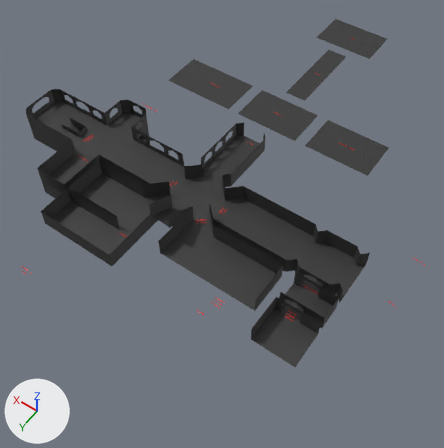
Before and after pictures for a commit that changed the Blender file Assets/Models/ShaderCastle.blend.
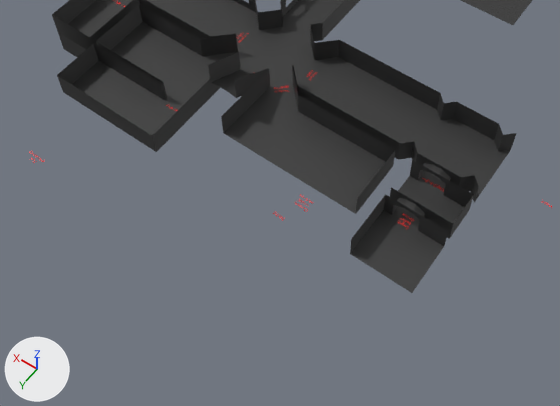
Old and new are each drawn whole from a 50 mm lens placed at (-40.5, 102.0, 75.2), pointed at (-3.2, 49.7, -6.9) and again close up on the part from 0% to 90% of the width and 35% to 100% of the height. Arrows for +X, +Y and +Z are at lower left; the lights stay in place. The last two pictures show the newer version.

Objects in the first close-up: 'Floor +0 -col', 'Text.021' and 3 more.
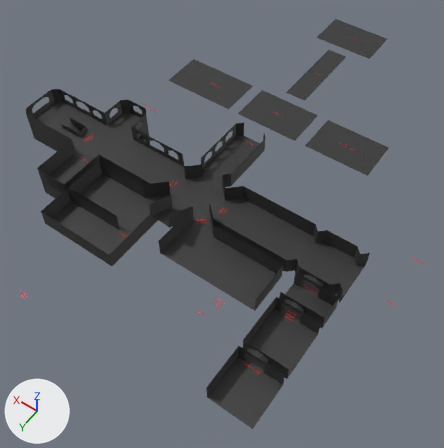
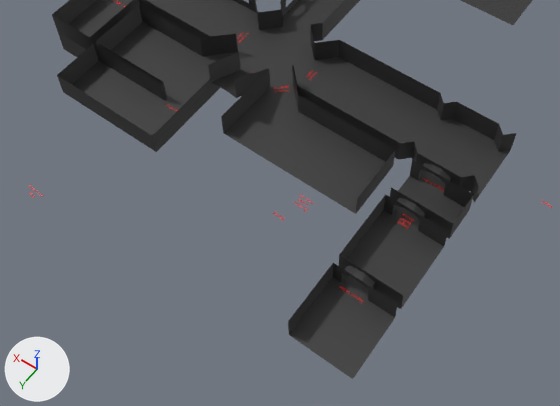
Boxes (x1, y1, x2, y2) around the edits, measured in the close-ups (560 x 406 px):
'Floor +0 -col', reshaped
    before: (52, 0, 532, 293)
    after: (52, 0, 532, 379)
'Text.021', moved
    before: (29, 152, 45, 163)
    after: (29, 186, 45, 198)
part 1 of me_plane_004, built on
    before: (350, 194, 444, 293)
    after: (288, 194, 444, 379)

The edits, one by one:
me_plane_004 is used by ob_floor__0__col; location (0.0, 0.0, 0.0).
me_plane_004 had 404 vertices, 254 faces, 4 loose edges and spanned x -28.0..35.0, y -4.0..70.0, z -3.0..6.0.
me_plane_004 now has 444 vertices, 286 faces, 4 loose edges and spans x -28.0..35.0, y -4.0..78.0, z -3.0..6.0.
Part 1, on me_plane_004:
7 vertices in x -28.0..-21.0, y 68.0, z 0.0..3.0 move by (0.0, 2.0, 0.0).
13 vertices are added at x -28.0..-22.0, y 70.0..71.0, z 0.0..3.0.
5 new vertices lie (0.0, 0.0, 1.0) away from vertices in x -28.0..-22.0, y 70.0..71.0, z 1.0.
5 new vertices lie (0.0, 0.0, 1.0) away from vertices in x -28.0..-22.0, y 70.0..71.0, z 2.0.
6 new vertices lie (1.0, 0.0, 0.0) away from vertices in x -25.0..-22.0, y 70.0..71.0, z 0.0..3.0.
6 new vertices lie (0.0, 7.0, 0.0) away from vertices in x -25.0..-21.0, y 71.0, z 0.0..3.0.
5 new vertices lie (-3.0, 0.0, 0.0) away from vertices in x -25.0, y 71.0..78.0, z 0.0..3.0.
32 new faces join them.
Object 'Text.021' (ob_text_021) moves from (12.0, 78.0, 0.0) to (9.0, 81.0, 0.0).
